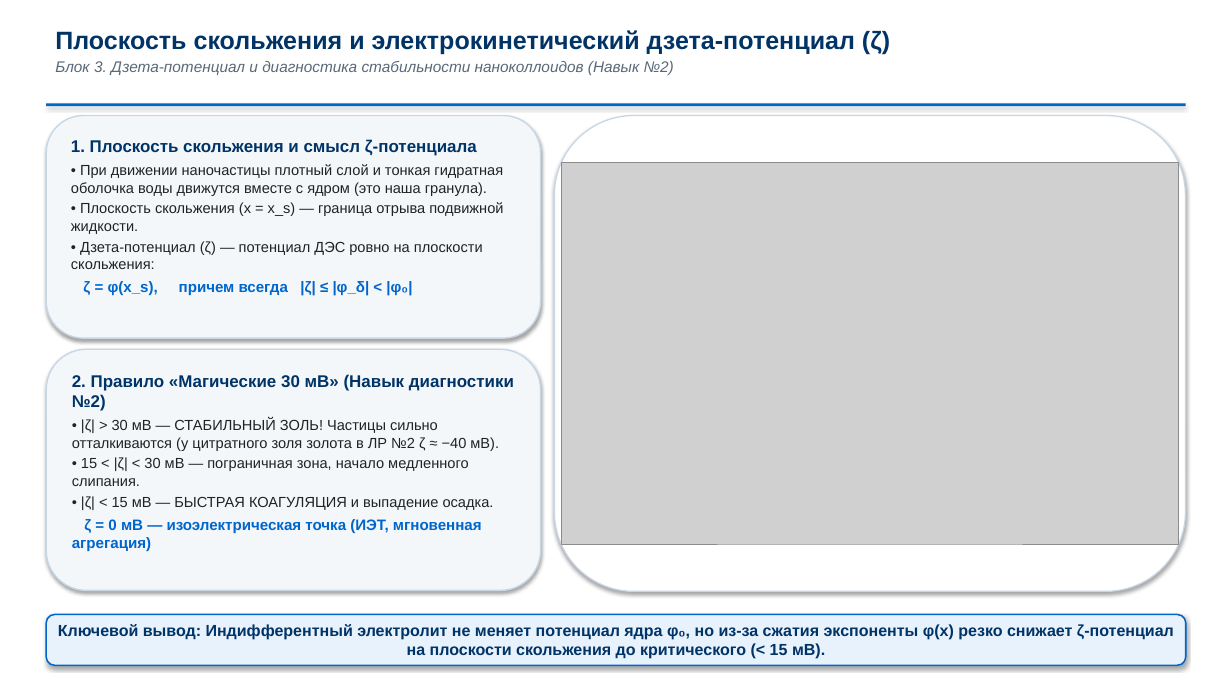
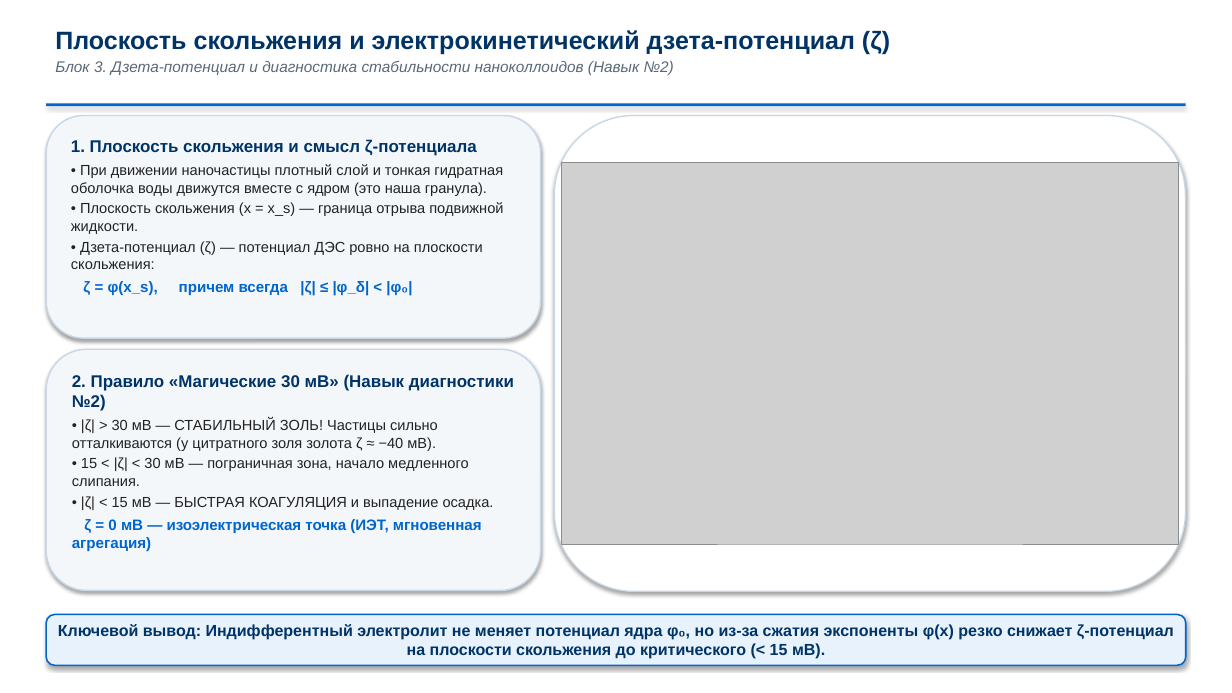
Before and after one commit to brattri3/nanophysics-course, a slide deck: slide 11 of course_materials/semester_4/lectures/lecture_03_colloids.pptx. Drawn at 1232x693 pixels with LibreOffice and Linux fonts; fonts in the diff are those of the drawing; grey boxes stand for pictures. Boxes give left, top, right and bottom in pixels: in the first picture for what was removed or moved away, otherwise in the second. Text is boxed around its words. In the diff, an @@ line names an element or a change of style, - is before the commit and + after.

```diff
--- a/course_materials/semester_4/lectures/lecture_03_colloids.pptx
+++ b/course_materials/semester_4/lectures/lecture_03_colloids.pptx
@@ text in rounded rectangle at <box>72,418,438,451</box>: text changed @@
-• |ζ| > 30 мВ — СТАБИЛЬНЫЙ ЗОЛЬ! Частицы сильно отталкиваются (у цитратного золя золота в ЛР №2 ζ ≈ −40 мВ).
+• |ζ| > 30 мВ — СТАБИЛЬНЫЙ ЗОЛЬ! Частицы сильно отталкиваются (у цитратного золя золота ζ ≈ −40 мВ).
```
Also in this commit, not shown: 5 other slides changed, 20 other files.
